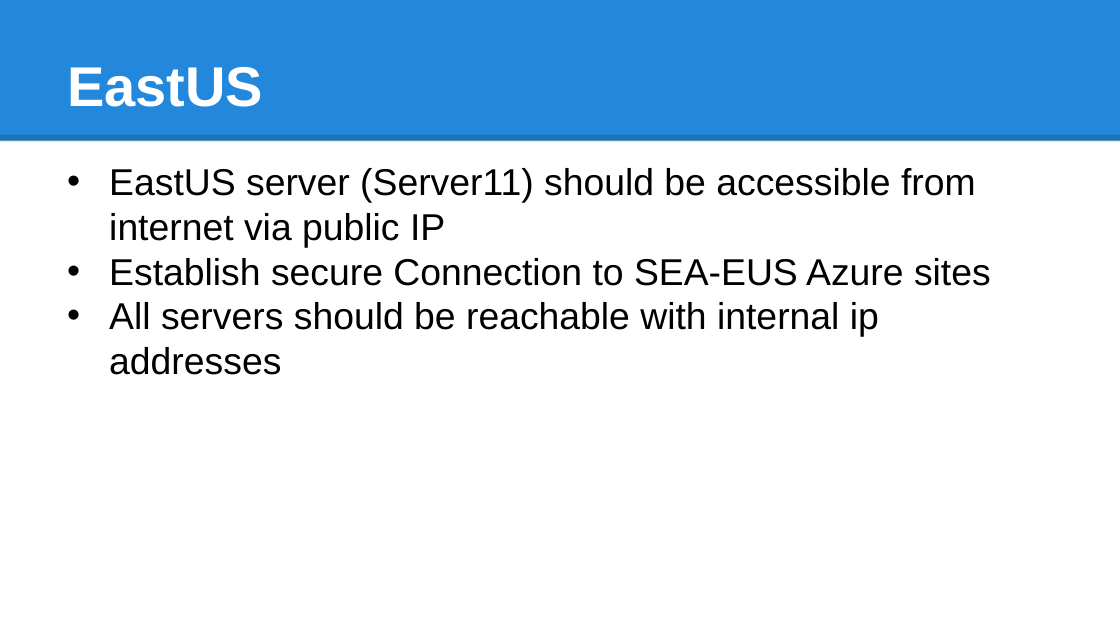
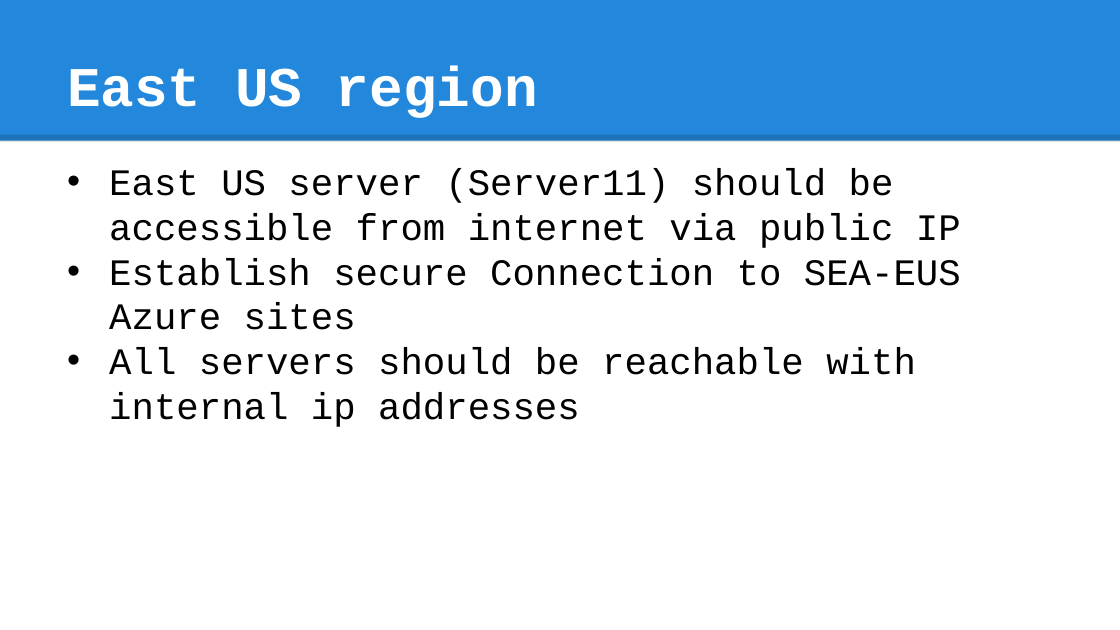
Before and after one commit to maatlek/cfs-proj, a slide deck: slide 5 of AzureCase_TM_coe_v2.pptx. Drawn at 1120x630 pixels with LibreOffice and Linux fonts; fonts in the diff are those of the drawing. Boxes give left, top, right and bottom in pixels: in the first picture for what was removed or moved away, otherwise in the second. Text is boxed around its words. In the diff, an @@ line names an element or a change of style, - is before the commit and + after.

```diff
--- a/AzureCase_TM_coe_v2.pptx
+++ b/AzureCase_TM_coe_v2.pptx
@@ title at (67, 66, 538, 118): text changed; font Arial to Courier New @@
-EastUS
+East US region
@@ text at (109, 168, 961, 248): text changed; font Arial to Courier New @@
-• EastUS server (Server11) should be accessible from internet via public IP
+• East US server (Server11) should be accessible from internet via public IP
@@ text at (109, 258, 961, 427): font Arial to Courier New in "Establish secure Connection to SEA-EUS Azure sites", "All servers should be reachable with internal ..." @@
```
Also in this commit, not shown: 7 other slides changed, 1 slide added, 1 slide removed, 21 other files.
